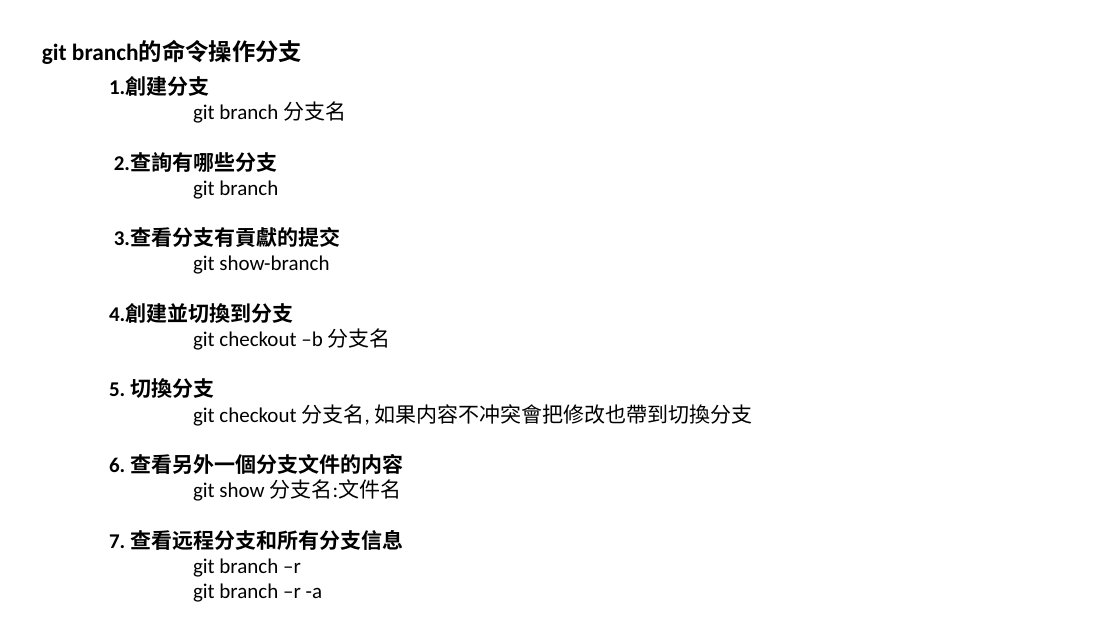
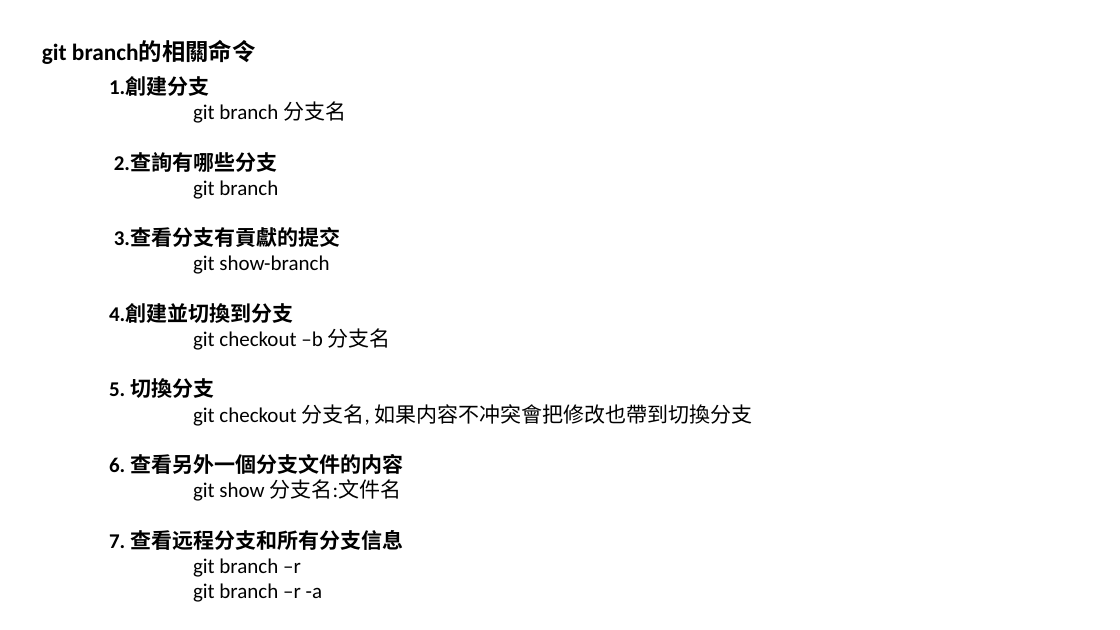
Before and after one commit to luchaojun/ChaojunStudy, a slide deck: slide 6 of GitStudy/GitStudy.pptx. Drawn at 1120x630 pixels with LibreOffice and Linux fonts; fonts in the diff are those of the drawing. Boxes give left, top, right and bottom in pixels: in the first picture for what was removed or moved away, otherwise in the second. Text is boxed around its words. In the diff, an @@ line names an element or a change of style, - is before the commit and + after.

```diff
--- a/GitStudy/GitStudy.pptx
+++ b/GitStudy/GitStudy.pptx
@@ text at box(42, 40, 256, 64): text changed @@
-git branch的命令操作分支
+git branch的相關命令
```
Also in this commit, not shown: 1 other slide changed.
